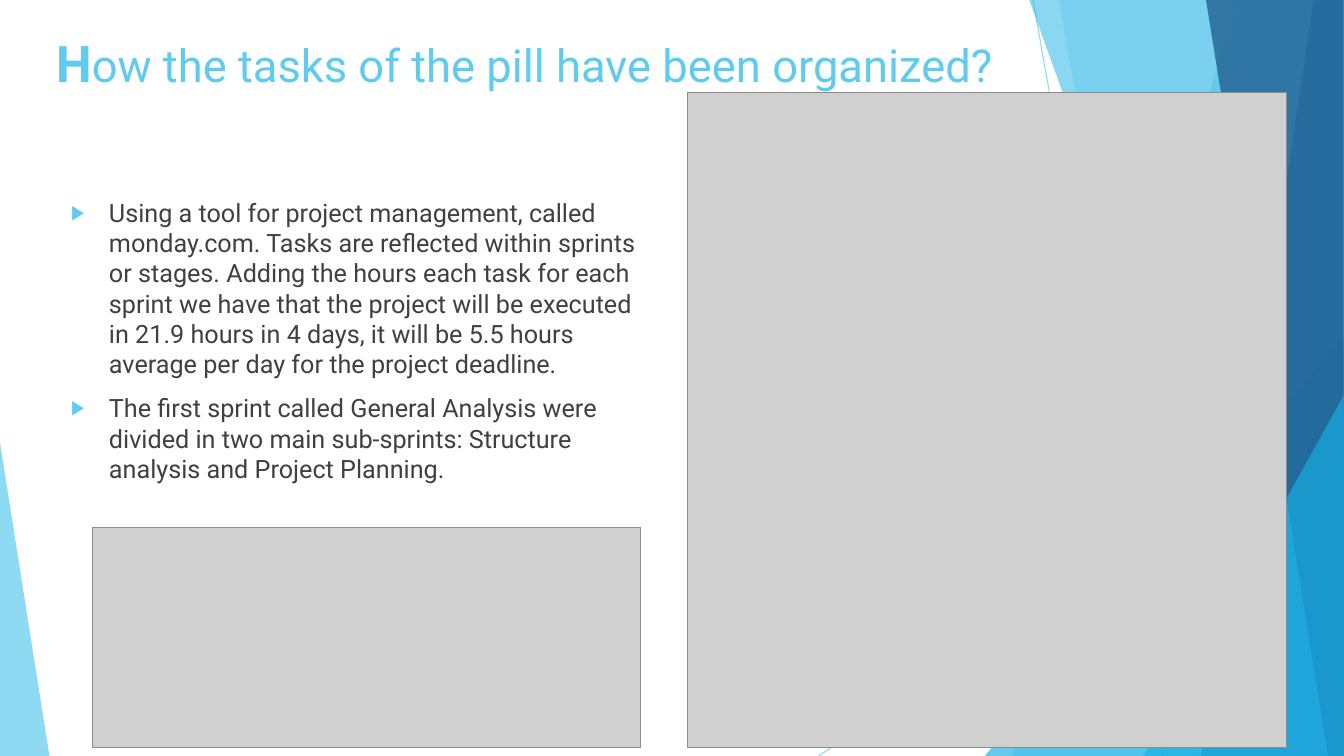
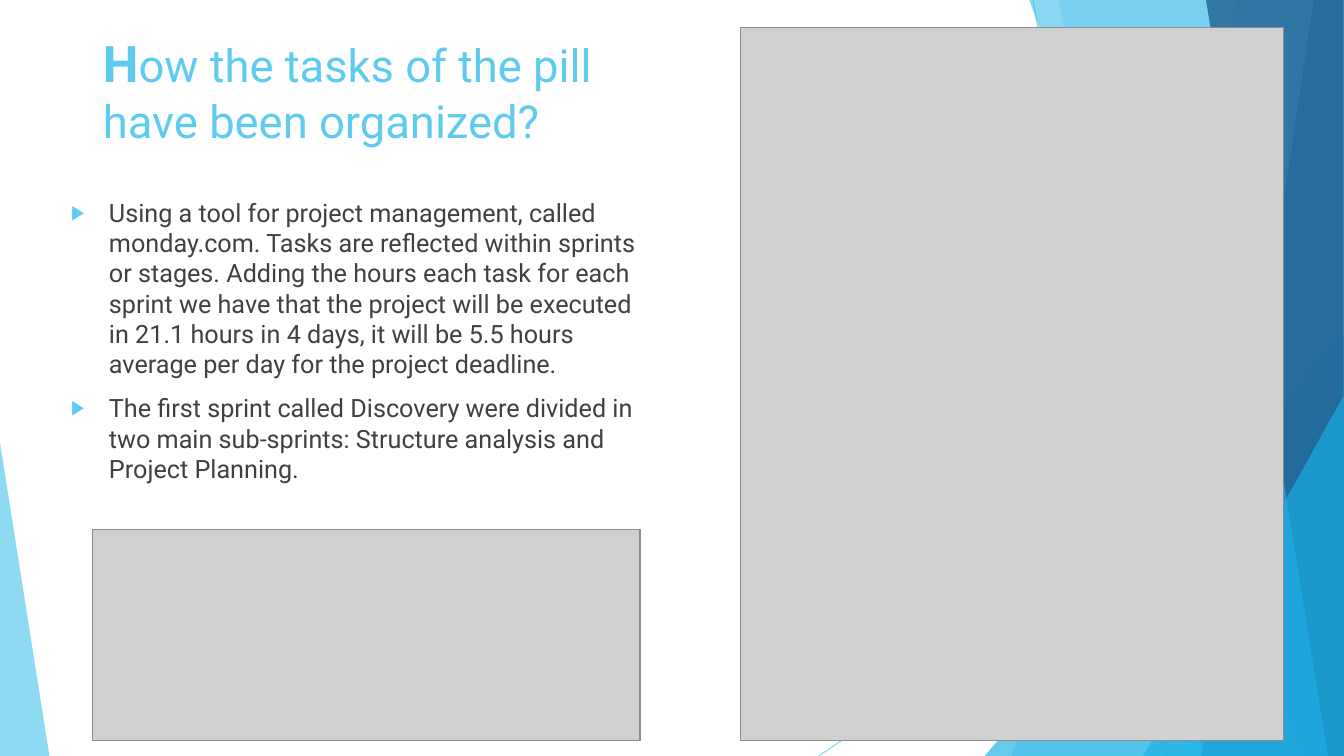
Before and after one commit to diegosilva91/Postman, a slide deck: slide 2 of Pill_Postman_presentation.pptx. Drawn at 1344x756 pixels with LibreOffice and Linux fonts; fonts in the diff are those of the drawing; grey boxes stand for pictures. Boxes give left, top, right and bottom in pixels: in the first picture for what was removed or moved away, otherwise in the second. Text is boxed around its words. In the diff, an @@ line names an element or a change of style, - is before the commit and + after.

```diff
--- a/Pill_Postman_presentation.pptx
+++ b/Pill_Postman_presentation.pptx
@@ title "How the tasks of the ..." rewrapped from [163,47,992,93] to [103,47,592,148] @@
@@ picture: place and size @@
-picture at [688,93,1287,748]
+picture at [741,27,1285,740]
@@ text at [109,203,635,484]: text changed @@
-▶ Using a tool for project management, called monday.com. Tasks are reflected within sprints or stages. Adding the hours each task for each sprint we have that the project will be executed in 21.9 hours in 4 days, it will be 5.5 hours average per day for the project deadline.
-▶ The first sprint called General Analysis were divided in two main sub-sprints: Structure analysis and Project Planning.
+▶ Using a tool for project management, called monday.com. Tasks are reflected within sprints or stages. Adding the hours each task for each sprint we have that the project will be executed in 21.1 hours in 4 days, it will be 5.5 hours average per day for the project deadline.
+▶ The first sprint called Discovery were divided in two main sub-sprints: Structure analysis and Project Planning.
@@ picture: place and size @@
-picture at [93,527,641,748]
+picture at [93,529,640,741]
```
Also in this commit, not shown: 2 other slides changed, 2 other files.
